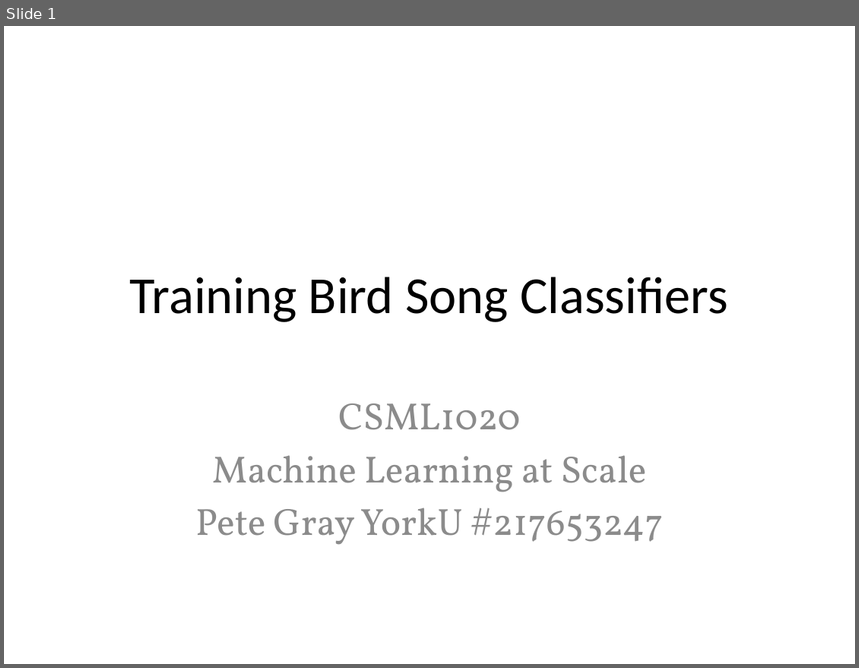
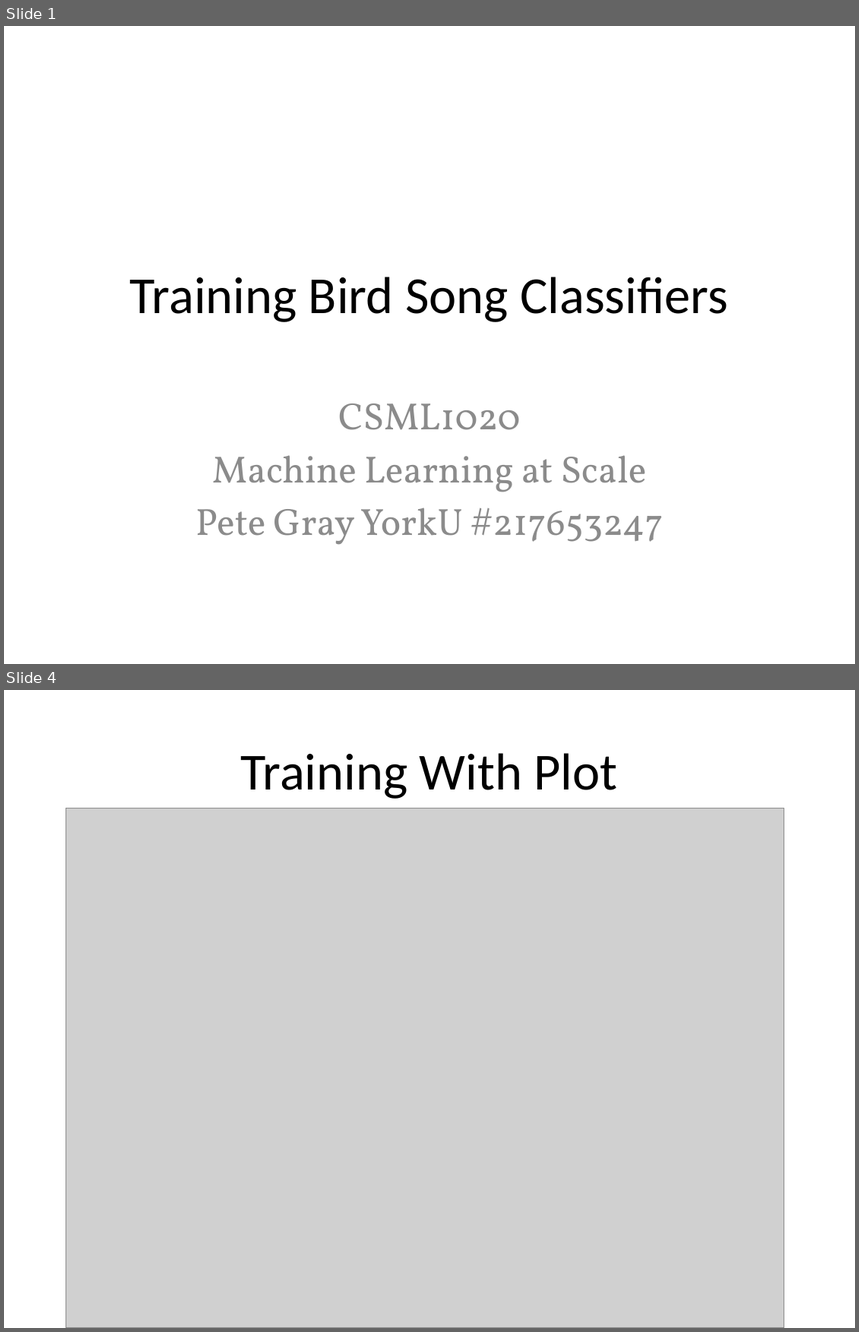
Before and after one commit to 3dspace/machine-learning-at-scale, a slide deck: training_birdsong_classifiers.pptx. Shown one above the other, each under a label of ours: slide 1 before the commit, slides 1 and 4 after it; the slides between them are not shown. The pictures are 859x668 and 859x1332 pixels, drawn with LibreOffice and Linux fonts; fonts in the diff are those of the drawing; grey boxes stand for pictures. Boxes give left, top, right and bottom in pixels: in the first picture for what was removed or moved away, otherwise in the second. Text is boxed around its words. In the diff, an @@ line names an element or a change of style, - is before the commit and + after.

```diff
--- a/training_birdsong_classifiers.pptx
+++ b/training_birdsong_classifiers.pptx
@@ slide 4 added at [4,690,855,1328], background #FFFFFF @@
@@ title added at [241,753,618,799], 44 pt, text #000000 @@
+Training With Plot
@@ picture added at [66,809,785,1328] @@
```
Also in this commit, not shown: 4 other slides added.
